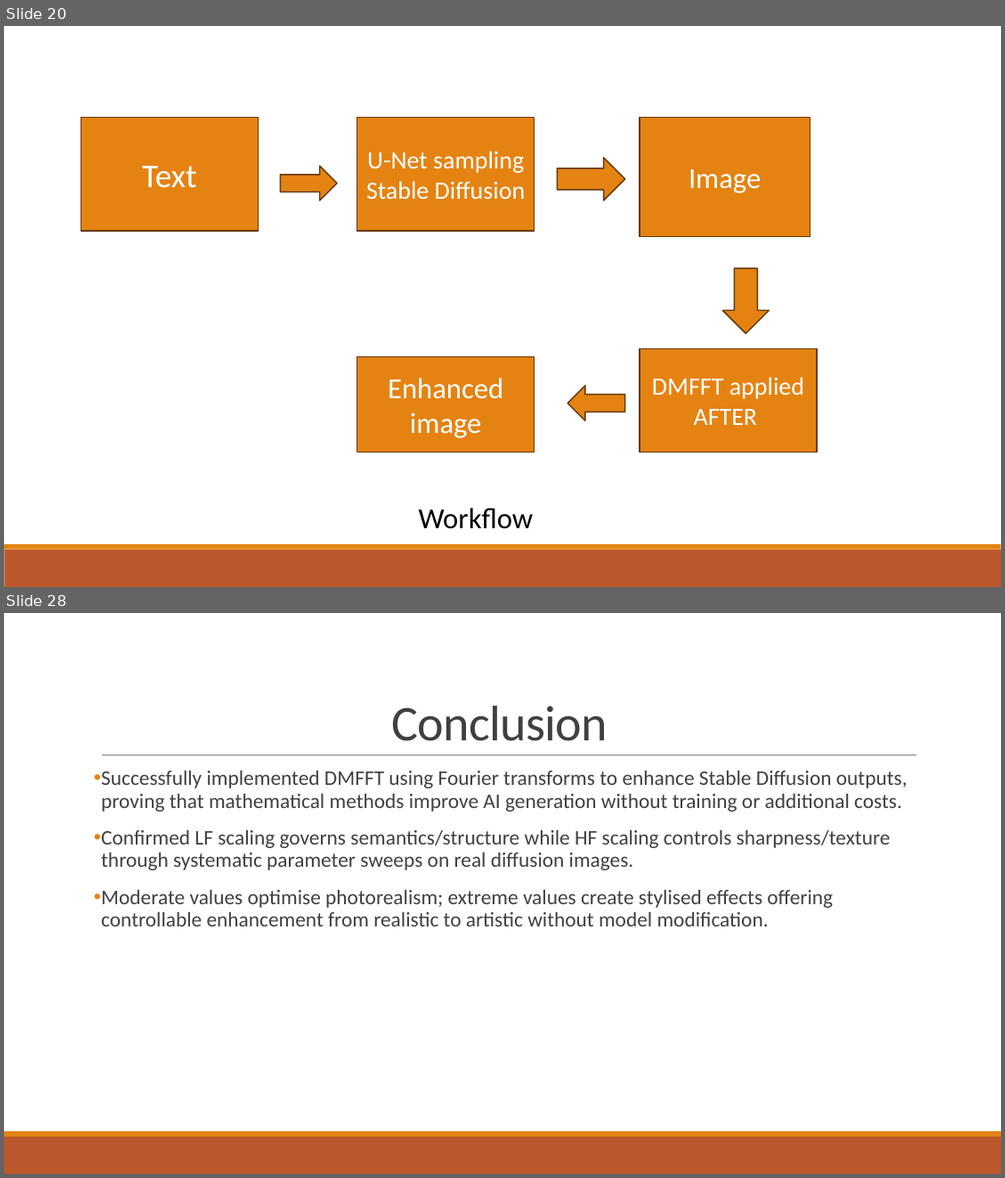
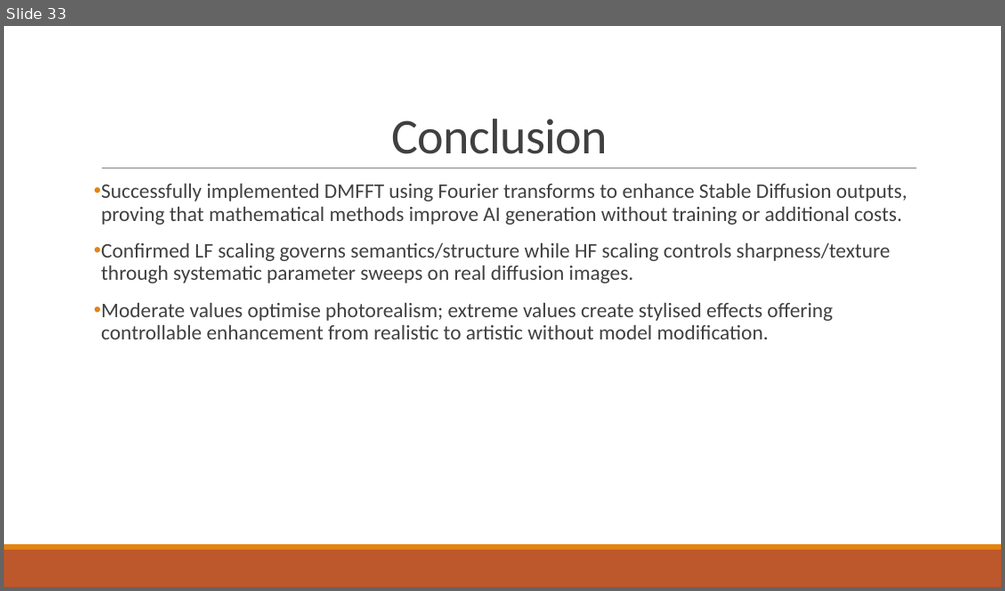
Before and after one commit to mithulpranav24/D13_MFC4_DMFFT, a slide deck: docs/Presentation.pptx. Shown one above the other, each under a label of ours: slides 20 and 28 before the commit, slide 33 after it; the slides between them are not shown. The pictures are 1005x1178 and 1005x591 pixels, drawn with LibreOffice and Linux fonts; fonts in the diff are those of the drawing. Boxes give left, top, right and bottom in pixels: in the first picture for what was removed or moved away, otherwise in the second. Text is boxed around its words. In the diff, an @@ line names an element or a change of style, - is before the commit and + after.

```diff
--- a/docs/Presentation.pptx
+++ b/docs/Presentation.pptx
@@ slide 20 removed at (4, 26, 1001, 587), background #FFFFFF; not listed: 2 template elements that a slide beside it also shows @@
@@ rectangle removed at (81, 118, 259, 231) @@
-Text
@@ rectangle removed at (357, 118, 534, 231) @@
-U-Net sampling
-Stable Diffusion
@@ rectangle removed at (639, 118, 810, 236) @@
-Image
@@ right arrow removed at (558, 158, 625, 200) @@
@@ right arrow removed at (280, 166, 337, 200) @@
@@ down arrow removed at (722, 268, 769, 333) @@
@@ rectangle removed at (357, 357, 534, 452) @@
-Enhanced image
@@ rectangle removed at (639, 348, 817, 451) @@
-DMFFT applied AFTER
@@ left arrow removed at (568, 386, 625, 421) @@
@@ text removed at (419, 507, 534, 529) @@
-Workflow
@@ what was slide 28 is now slide 33 @@
```
Also in this commit, not shown: 1 slide changed, 13 slides added, 7 other slides removed.
